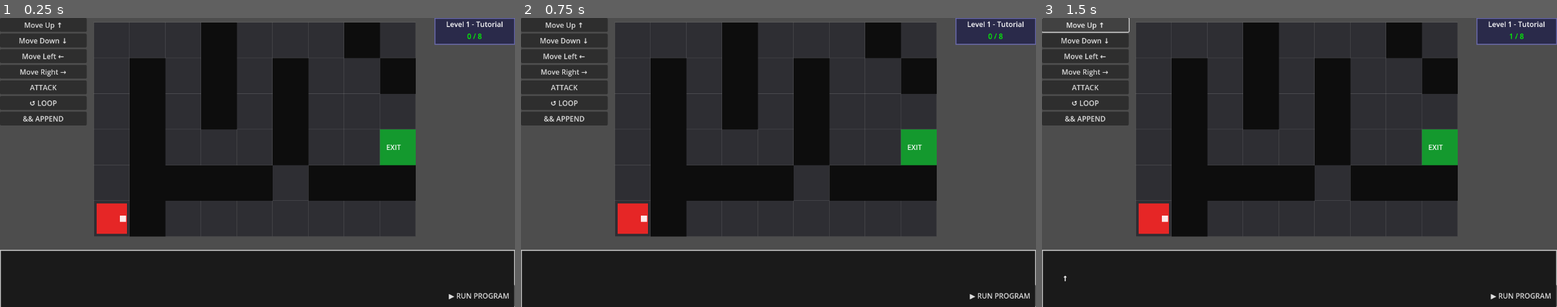
Above: before the commit, frames 1-3 (left to right).
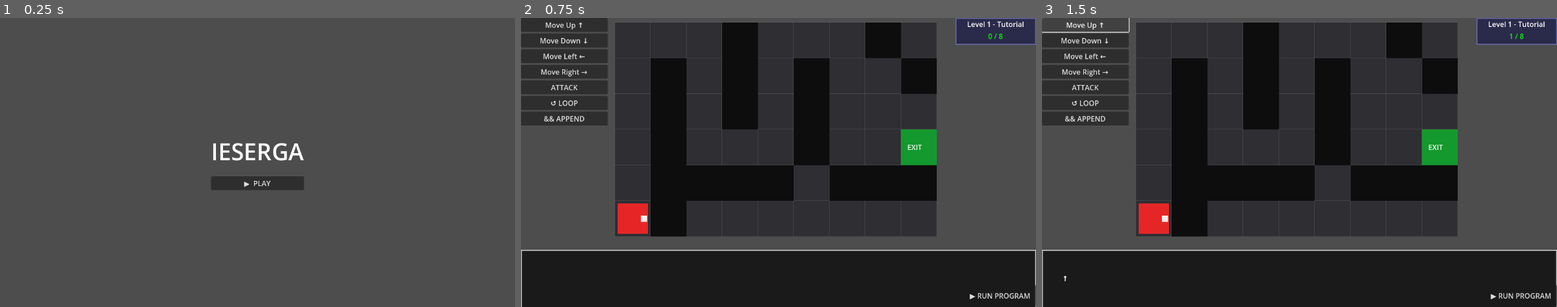
Above: after the commit, the same moments.

Repository: ca-jtsb/machine-learning
Game: Godot game, scene res://scenes/main_menu.tscn
Two runs of this game, one before a commit and one after it. Both use one fixed random seed, a clock stepped at 60 frames per second and the inputs below. Before the commit the project starts from res://scenes/main.tscn.
Inputs (mouse positions are in pixels of both pictures, inside the frame that each line leads up to):
- Up to frame 1 (0.25 s): no input
- Up to frame 2 (0.75 s): click (778, 182) at 0.5 s, where only the run after the commit has a clickable "▶ PLAY"
- Up to frame 3 (1.5 s): click "Move Up ↑" at 1.25 s

The runs differ from the first frame. In frame 1, 72% of the frame differs, in the area x 0-100%, y 0-100%; in frame 2, nothing differs; in frame 3, nothing differs.

Commit message:
Added a main menu with play button

Diff:
--- a/project.godot
+++ b/project.godot
@@ -11,7 +11,7 @@
 [application]
 
 config/name="IESERGA"
-run/main_scene="uid://d0fsid0bhbstv"
+run/main_scene="uid://0x11wn7og3yw"
 config/features=PackedStringArray("4.5", "GL Compatibility")
 config/icon="res://icon.svg"
 
@@ -21,7 +21,7 @@
 
 [editor_plugins]
 
-enabled=PackedStringArray("res://addons/ai_assistant_hub/plugin.cfg")
+enabled=PackedStringArray()
 
 [plugins]
 
--- /dev/null
+++ b/scenes/main_menu.tscn
@@ -0,0 +1,56 @@
+[gd_scene load_steps=2 format=3 uid="uid://0x11wn7og3yw"]
+
+[ext_resource type="Script" uid="uid://cvxiyifjj65st" path="res://scripts/main_menu.gd" id="1_yqorp"]
+
+[node name="MainMenu" type="Control"]
+layout_mode = 3
+anchors_preset = 8
+anchor_left = 0.5
+anchor_top = 0.5
+anchor_right = 0.5
+anchor_bottom = 0.5
+grow_horizontal = 2
+grow_vertical = 2
+script = ExtResource("1_yqorp")
+
+[node name="Background" type="ColorRect" parent="."]
+layout_mode = 1
+anchors_preset = 15
+anchor_right = 1.0
+anchor_bottom = 1.0
+grow_horizontal = 2
+grow_vertical = 2
+color = Color(0, 0, 0, 1)
+
+[node name="VBoxContainer" type="VBoxContainer" parent="."]
+layout_mode = 1
+anchors_preset = 8
+anchor_left = 0.5
+anchor_top = 0.5
+anchor_right = 0.5
+anchor_bottom = 0.5
+offset_left = -20.0
+offset_top = -20.0
+offset_right = 20.0
+offset_bottom = 20.0
+grow_horizontal = 2
+grow_vertical = 2
+theme_override_constants/separation = 20
+alignment = 1
+
+[node name="TitleLabel" type="Label" parent="VBoxContainer"]
+layout_mode = 2
+theme_override_font_sizes/font_size = 52
+text = "IESERGA"
+horizontal_alignment = 1
+vertical_alignment = 1
+
+[node name="PlayButton" type="Button" parent="VBoxContainer"]
+layout_mode = 2
+text = "▶  PLAY"
+
+[node name="VersionLabel" type="Label" parent="."]
+layout_mode = 0
+offset_right = 40.0
+offset_bottom = 23.0
+horizontal_alignment = 1
--- /dev/null
+++ b/scripts/main_menu.gd
@@ -0,0 +1,9 @@
+extends Control
+
+@onready var play_button : Button = $VBoxContainer/PlayButton
+
+func _ready() -> void:
+	play_button.pressed.connect(_on_play_pressed)
+
+func _on_play_pressed() -> void:
+	get_tree().change_scene_to_file("res://scenes/main.tscn")
Not shown, added: scripts/main_menu.gd.uid
